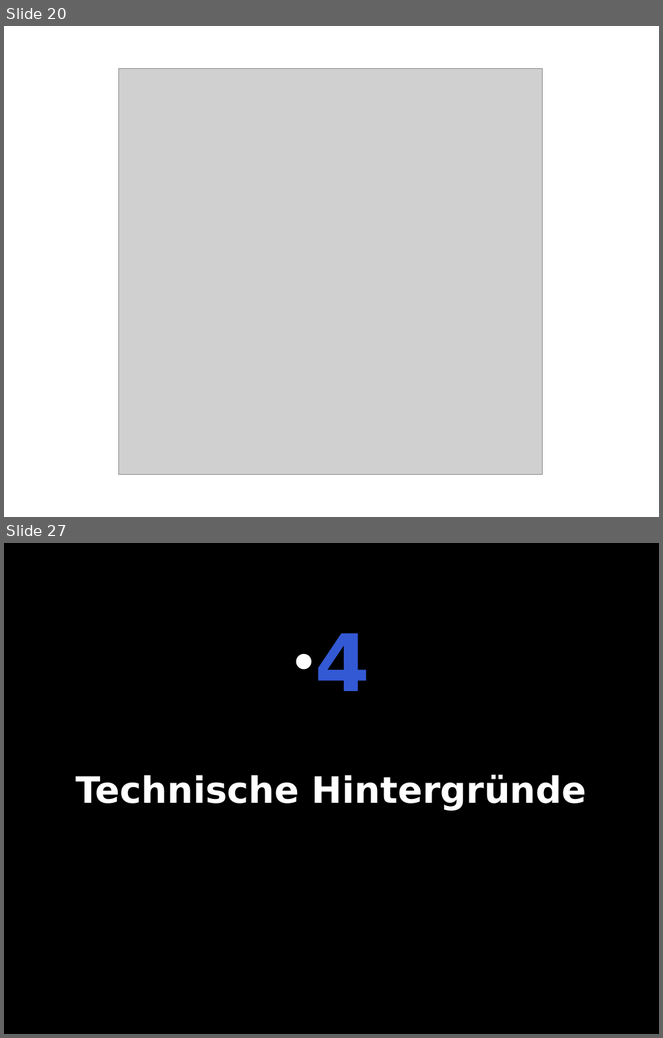
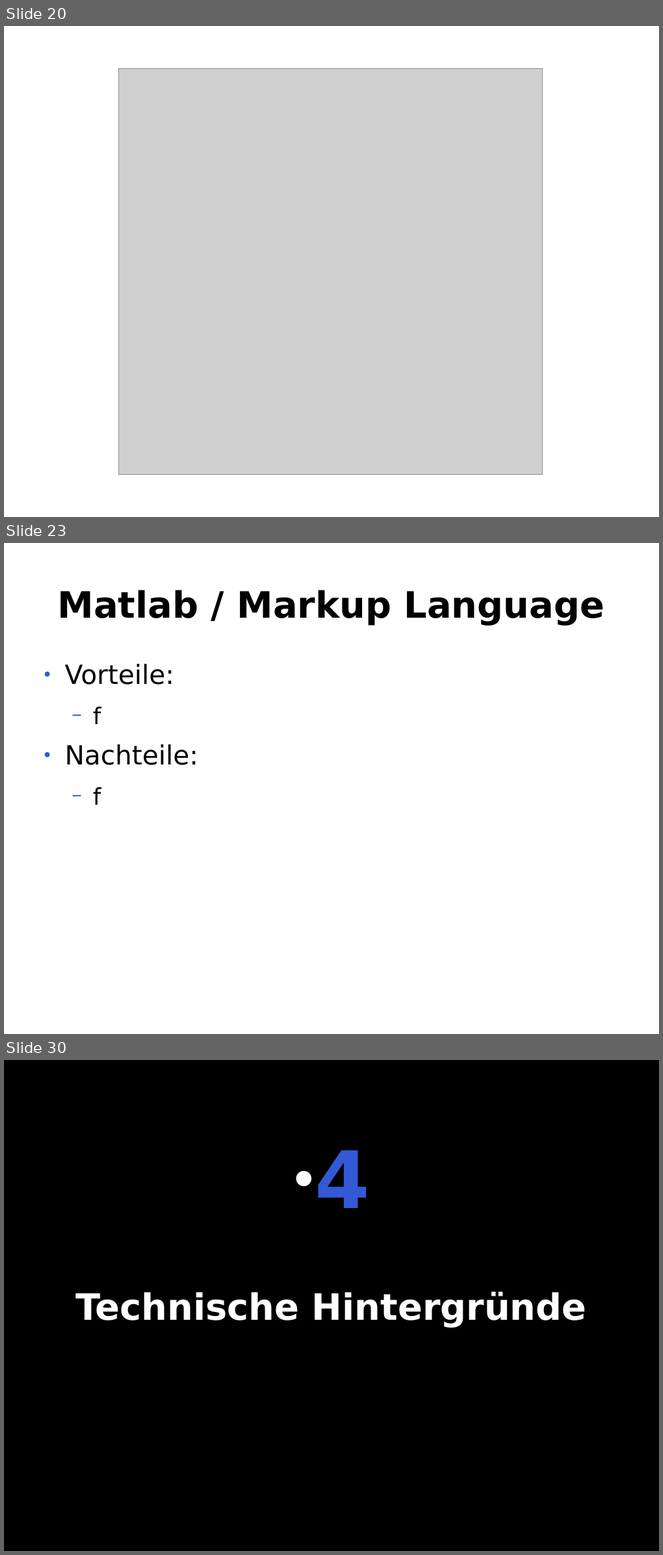
Before and after one commit to te-bachi/SimulationDoc, a slide deck: präsentation/Präsentation_bachi.odp. Shown one above the other, each under a label of ours: slides 20 and 27 before the commit, slides 20, 23 and 30 after it; the slides between them are not shown. The pictures are 663x1038 and 663x1555 pixels, drawn with LibreOffice and Linux fonts; fonts in the diff are those of the drawing; grey boxes stand for pictures. Boxes give left, top, right and bottom in pixels: in the first picture for what was removed or moved away, otherwise in the second. Text is boxed around its words. In the diff, an @@ line names an element or a change of style, - is before the commit and + after.

```diff
--- a/präsentation/Präsentation_bachi.odp
+++ b/präsentation/Präsentation_bachi.odp
@@ slide 23 added at [4, 543, 659, 1034], background #FFFFFF @@
@@ title added at [58, 590, 605, 626], 44 pt, text #000000, bold @@
+Matlab / Markup Language
@@ text added at [65, 664, 198, 805], 32 pt, text #000000 @@
+● Vorteile:
+  − f
+● Nachteile:
+  − f
@@ what was slide 27 is now slide 30 @@
```
Also in this commit, not shown: 6 slides changed, 2 other slides added, 8 other files.
